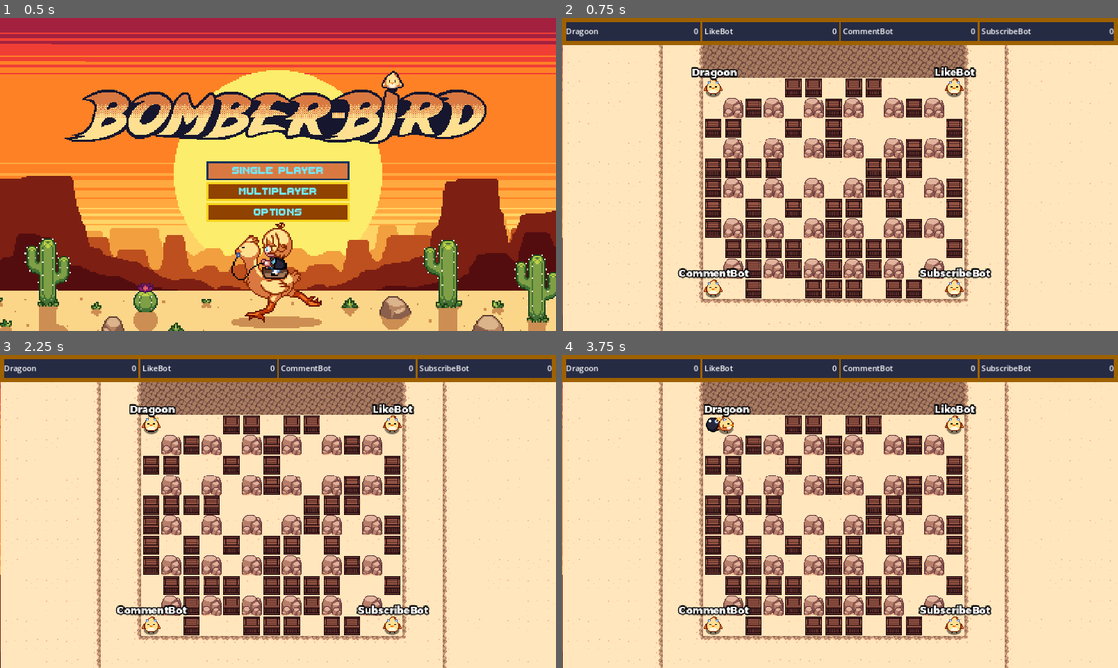
Above: before the commit, frames 1-4 (two rows, left to right).
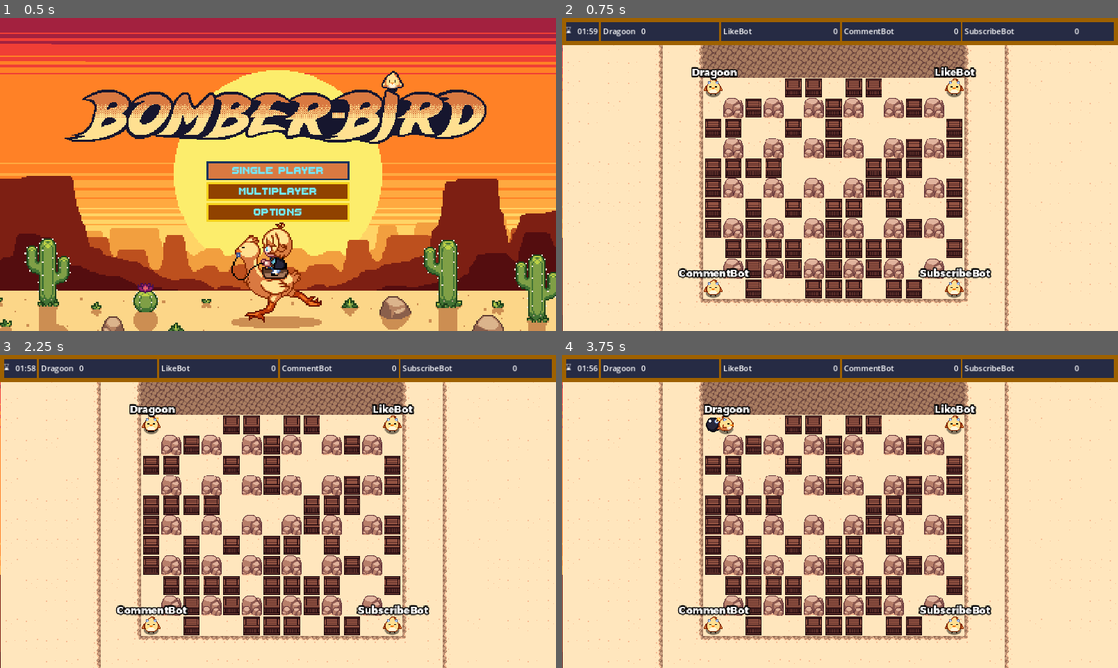
Above: after the commit, the same moments.

Repository: Dragoon-Project-Squad/bomberbird
Game: Godot game, scene res://scenes/main_menu.tscn
The game is run twice, just before and just after one commit, with the same random seed, the same clock (stepped at 60 frames per second) and the same inputs. Sound files missing from this copy of the repository are replaced by a short silence.
Inputs:
- Up to frame 1 (0.5 s): no input
- Up to frame 2 (0.75 s): click "Single Player" at 0.5 s
- Up to frame 3 (2.25 s): click "Single Player" at 1.25 s; click "Multiplayer" at 2 s
- Up to frame 4 (3.75 s): click "Options" at 2.75 s; hold D (move_right) from 3.53 s (still down)

Frame 1 is identical in both runs. In frame 2, 0.7% of the frame differs, in the area x 0-100%, y 1-8%; in frame 3, 0.7%; in frame 4, 0.7%.

Commit message:
Added Game Timer

Diff:
--- a/scenes/battlegrounds.tscn
+++ b/scenes/battlegrounds.tscn
@@ -97,20 +97,34 @@
 
 [node name="Players" type="HBoxContainer" parent="GameUI/Border/Container"]
 layout_mode = 1
-anchors_preset = 8
-anchor_left = 0.5
+anchors_preset = 4
 anchor_top = 0.5
-anchor_right = 0.5
 anchor_bottom = 0.5
-offset_left = -568.0
 offset_top = -20.0
-offset_right = 568.0
+offset_right = 1064.0
 offset_bottom = 20.0
-grow_horizontal = 2
 grow_vertical = 2
 size_flags_horizontal = 2
 size_flags_vertical = 2
 
+[node name="Timer" type="HSplitContainer" parent="GameUI/Border/Container/Players"]
+layout_mode = 2
+
+[node name="Hourglass" type="Label" parent="GameUI/Border/Container/Players/Timer"]
+layout_mode = 2
+text = "⌛"
+vertical_alignment = 1
+
+[node name="RemainingTime" type="Label" parent="GameUI/Border/Container/Players/Timer"]
+unique_name_in_owner = true
+layout_mode = 2
+text = "2:00"
+
+[node name="SeparatorTimerP1" type="ColorRect" parent="GameUI/Border/Container/Players"]
+custom_minimum_size = Vector2(4, 0)
+layout_mode = 2
+color = Color(0.619608, 0.380392, 0, 1)
+
 [node name="P1" type="HSplitContainer" parent="GameUI/Border/Container/Players"]
 layout_mode = 2
 size_flags_horizontal = 3
@@ -123,7 +137,6 @@
 [node name="P1Score" type="Label" parent="GameUI/Border/Container/Players/P1"]
 layout_mode = 2
 text = "0"
-horizontal_alignment = 2
 
 [node name="SeparatorP12" type="ColorRect" parent="GameUI/Border/Container/Players"]
 visible = false
@@ -271,5 +284,11 @@
 [node name="RestrictionTimer" type="Timer" parent="Timers"]
 script = ExtResource("12_0gfi1")
 
+[node name="MatchTimer" type="Timer" parent="Timers"]
+unique_name_in_owner = true
+wait_time = 120.0
+one_shot = true
+autostart = true
+
 [connection signal="pressed" from="Winner/ExitGame" to="GameUI" method="_on_exit_game_pressed"]
 [connection signal="pressed" from="Winner/ExitGame" to="GameUI/Border/Container/Players" method="_on_exit_game_pressed"]
--- a/scripts/game_ui.gd
+++ b/scripts/game_ui.gd
@@ -3,7 +3,7 @@
 var player_labels = {}
 var players_left = 5
 var someone_dead = false
-
+var time
 # Called when the node enters the scene tree for the first time.
 func _ready() -> void:
 	$"../Winner".hide()
@@ -11,6 +11,7 @@
 
 # Called every frame. 'delta' is the elapsed time since the previous frame.
 func _process(_delta: float) -> void:
+	time = %MatchTimer.get_time_left()
 	#Declare a winner
 	players_left = $"../Players".get_child_count()
 	# Only begin counting score if all human players have been loaded
@@ -22,6 +23,7 @@
 		await get_tree().create_timer(1.0).timeout
 		call_deferred("decide_game", players_left)
 		process_mode = PROCESS_MODE_DISABLED
+	%RemainingTime.set_text(time_to_string())
 
 
 func decide_game(final_players: int):
@@ -100,5 +102,12 @@
 	$Border/Container/Players/P4.visible = true
 	$Border/Container/Players/SeparatorP34.visible = true
 
+func time_to_string() -> String:
+	var sec = fmod(time, 60)
+	var min = time / 60
+	var format_string = "%02d:%02d"
+	var actual_time_string = format_string % [min, sec]
+	return actual_time_string
+
 func _on_exit_game_pressed() -> void:
 	gamestate.end_game()
--- a/scripts/timers/restriction_start_timer.gd
+++ b/scripts/timers/restriction_start_timer.gd
@@ -1,9 +1,9 @@
 extends Timer
-
 
 # Called when the node enters the scene tree for the first time.
 func _ready() -> void:
 	timeout.connect(_on_timeout)
 
 func _on_timeout():
+	%RemainingTime.add_theme_color_override("font_color", Color(255, 0, 0))
 	get_tree().get_root().get_node("World/Timers/RestrictionTimer").start()
Not shown: 1 places in scenes/battlegrounds.tscn that only renumber resources
